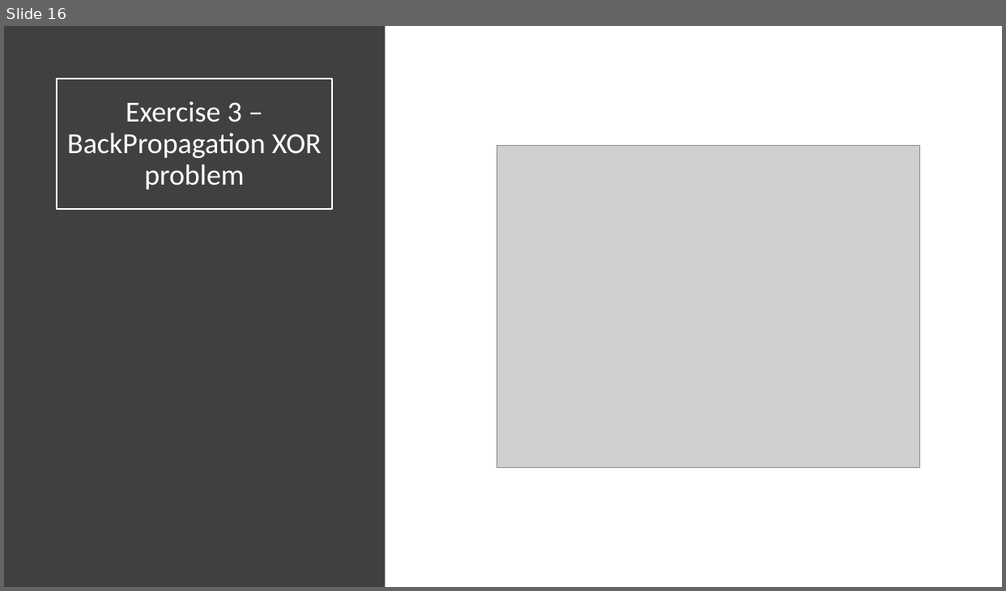
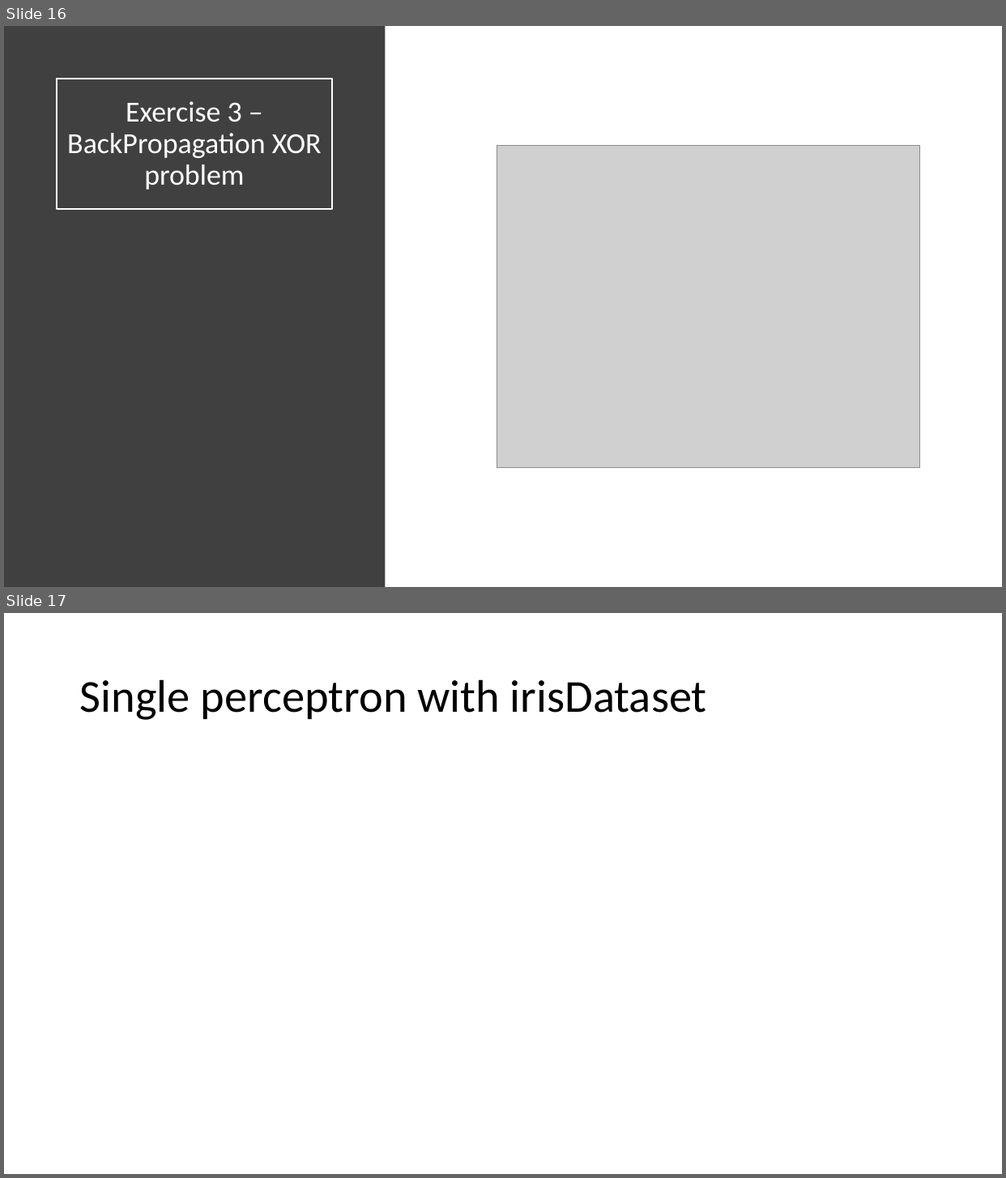
Before and after one commit to mpiffari/ReinforcementLearning2019, a slide deck: Presentation/SDU_SummerSchool_Presentation.pptx. Shown one above the other, each under a label of ours: slide 16 before the commit, slides 16 and 17 after it. The pictures are 1006x591 and 1006x1178 pixels, drawn with LibreOffice and Linux fonts; fonts in the diff are those of the drawing; grey boxes stand for pictures. Boxes give left, top, right and bottom in pixels: in the first picture for what was removed or moved away, otherwise in the second. Text is boxed around its words. In the diff, an @@ line names an element or a change of style, - is before the commit and + after.

```diff
--- a/Presentation/SDU_SummerSchool_Presentation.pptx
+++ b/Presentation/SDU_SummerSchool_Presentation.pptx
@@ slide 17 added at (4, 613, 1002, 1174), background #FFFFFF @@
@@ title added at (80, 679, 707, 720), 44 pt, text #000000 @@
+Single perceptron with irisDataset
```
Also in this commit, not shown: 1 slide changed, 1 other slide added, 5 other files.
